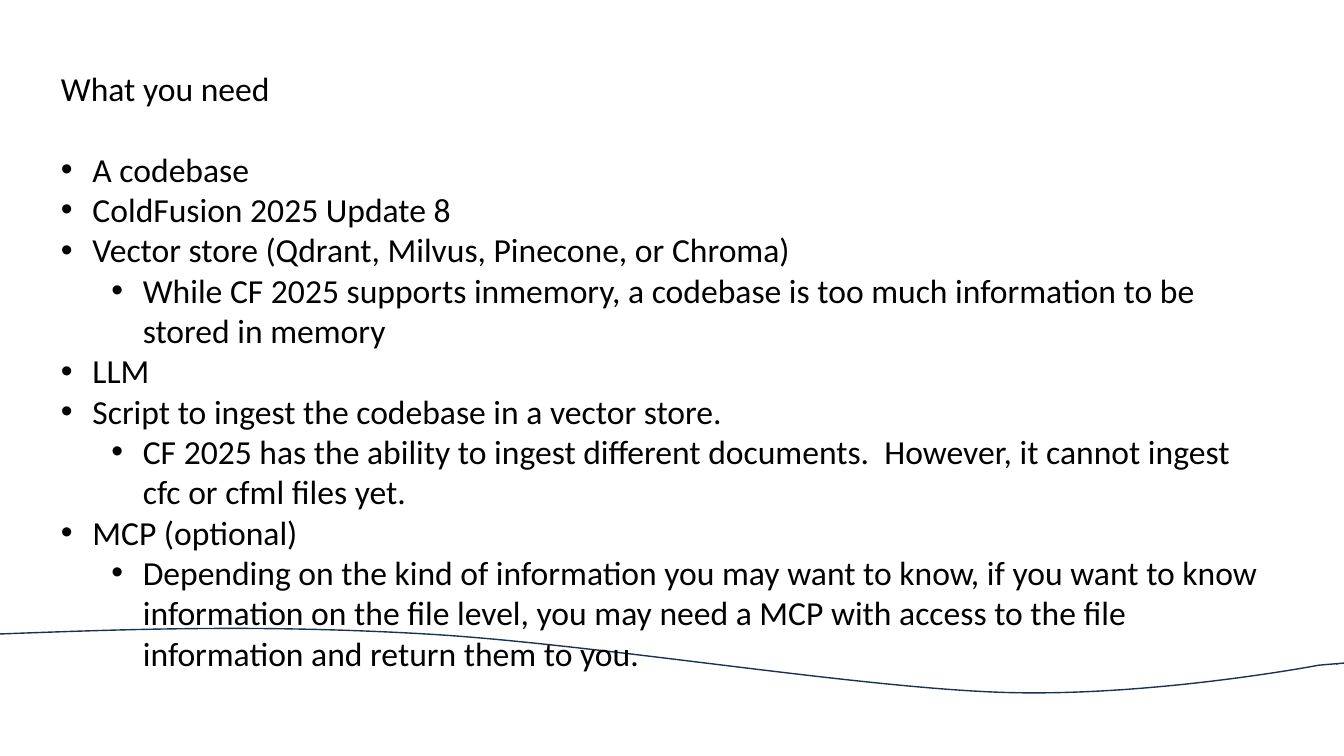
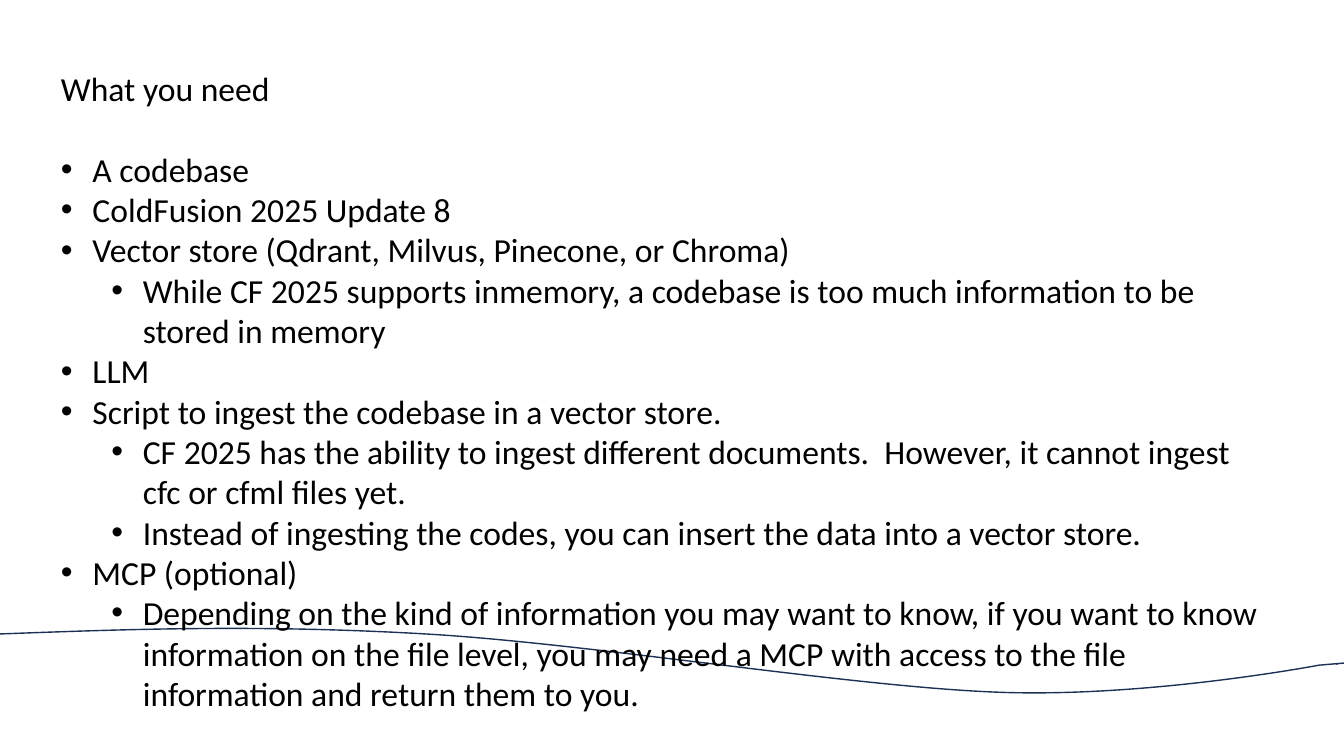
Before and after one commit to knittingguy/JARVIS, a slide deck: slide 4 of jarvis.pptx. Drawn at 1344x756 pixels with LibreOffice and Linux fonts; fonts in the diff are those of the drawing; background and template pictures are left out. Boxes give left, top, right and bottom in pixels: in the first picture for what was removed or moved away, otherwise in the second. Text is boxed around its words. In the diff, an @@ line names an element or a change of style, - is before the commit and + after.

```diff
--- a/jarvis.pptx
+++ b/jarvis.pptx
@@ text at bbox=[143, 521, 1141, 551]: paragraph added @@
+  • Instead of ingesting the codes, you can insert the data into a vector store.
```
Also in this commit, not shown: 1 other slide changed, 1 slide added, 2 other files.
